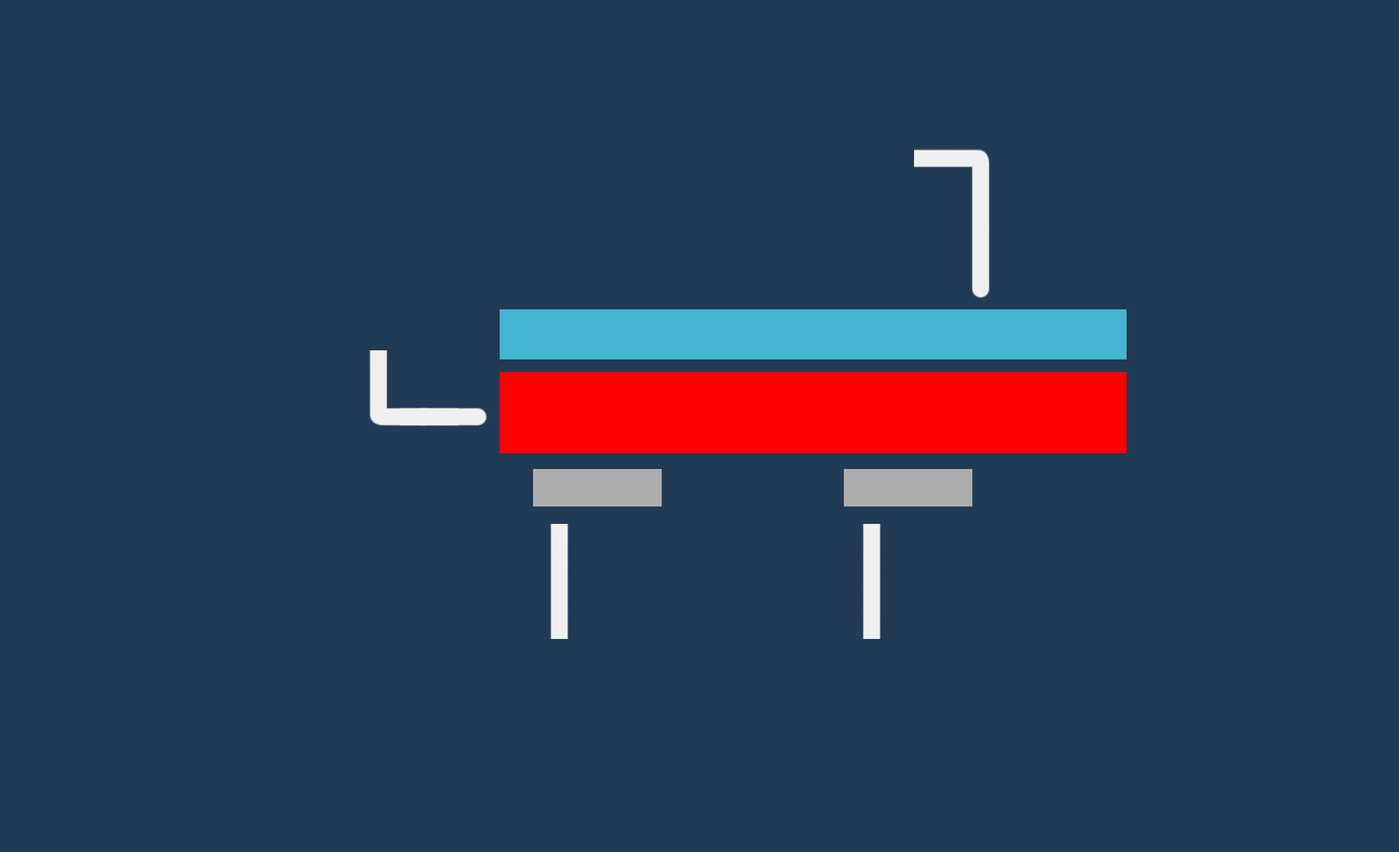
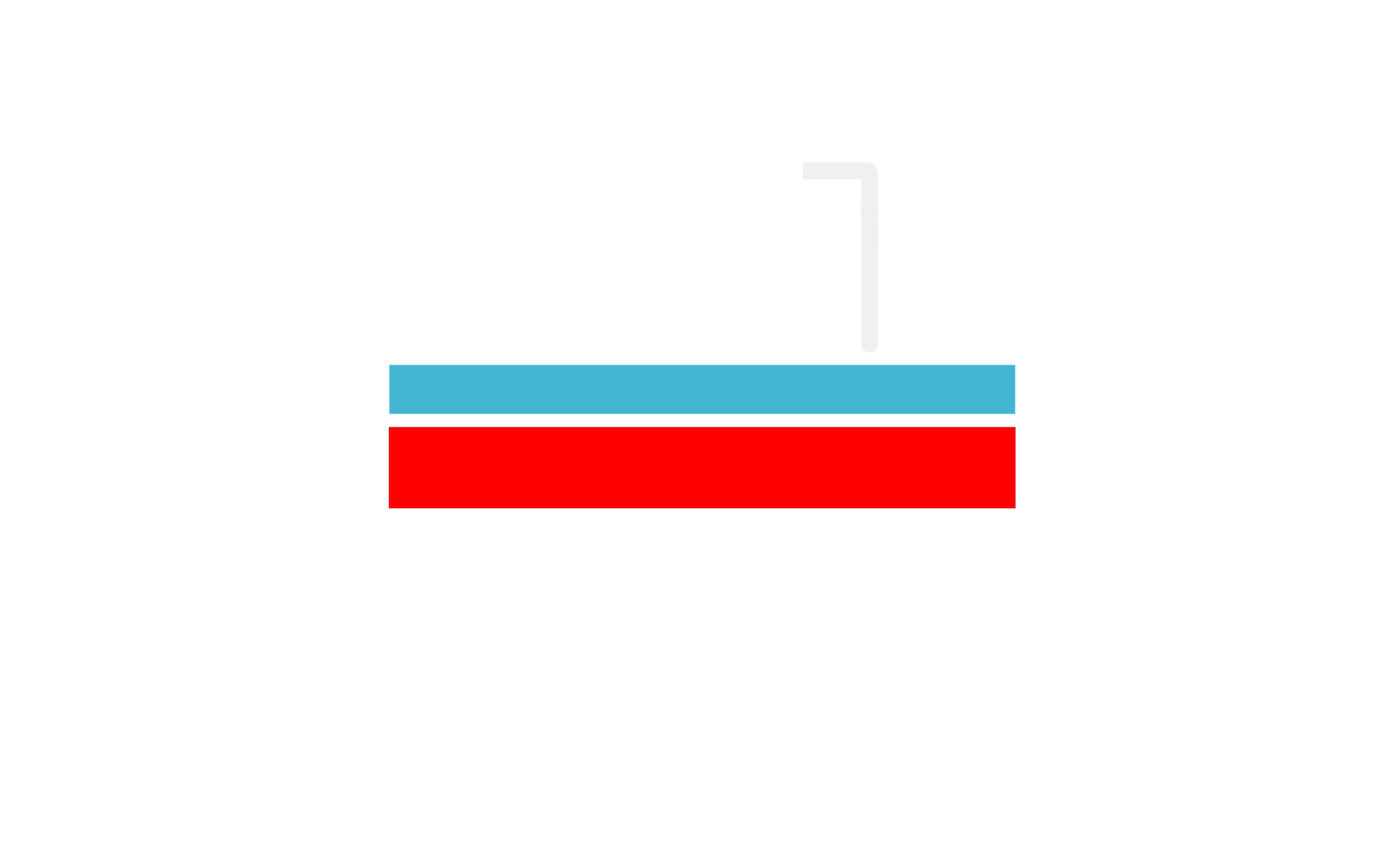
Comparing the layer stacks of the two w=1399, h=852 images. Changes:
painted on "Layer 2" over left=369, top=148, right=990, bottom=639
painted on "Layer 6" over left=661, top=462, right=1130, bottom=540
painted on "Layer 1" over left=356, top=102, right=1265, bottom=639
hid "Layer 5" over left=0, top=0, right=1399, bottom=852
